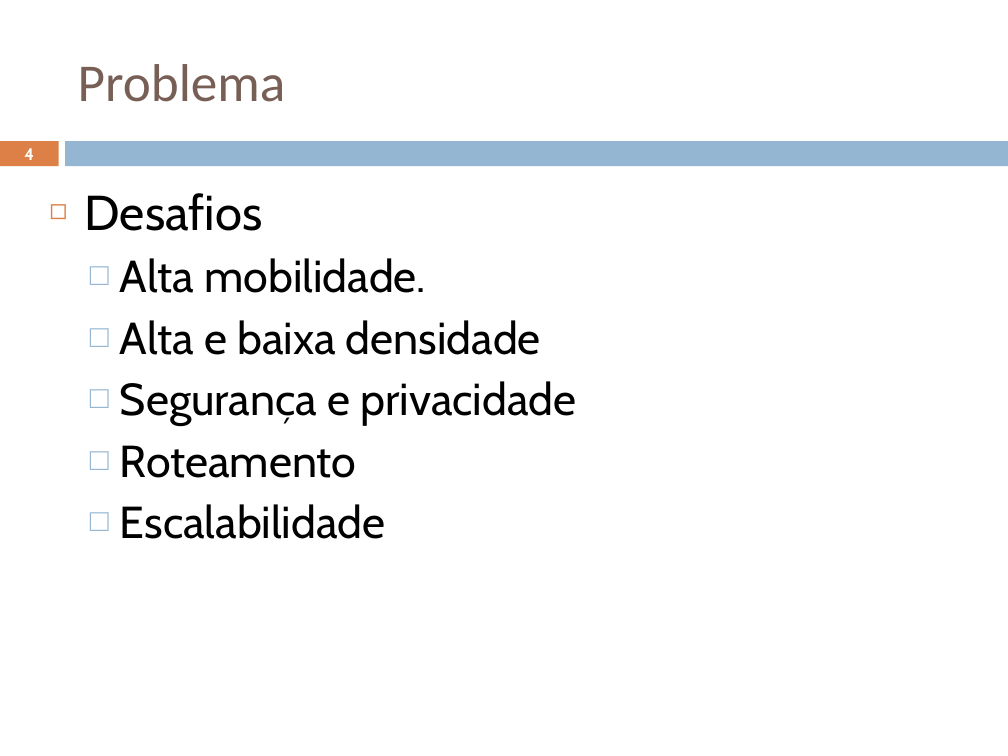
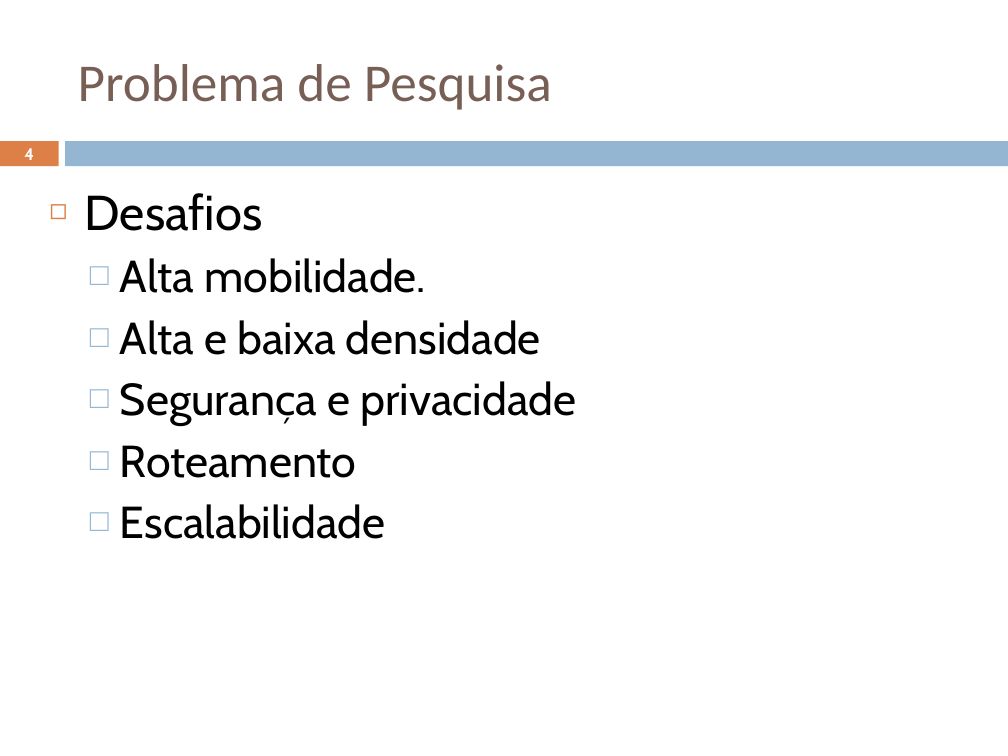
Before and after one commit to geoleite/Mestrado, a slide deck: slide 4 of Apresentacao/ApresentaçãoV1.pptx. Drawn at 1008x756 pixels with LibreOffice and Linux fonts; fonts in the diff are those of the drawing. Boxes give left, top, right and bottom in pixels: in the first picture for what was removed or moved away, otherwise in the second. Text is boxed around its words. In the diff, an @@ line names an element or a change of style, - is before the commit and + after.

```diff
--- a/Apresentacao/ApresentaçãoV1.pptx
+++ b/Apresentacao/ApresentaçãoV1.pptx
@@ title at <box>78,64,552,110</box>: text changed @@
-Problema
+Problema de Pesquisa
```
Also in this commit, not shown: 24 other slides changed, 7 other files.
